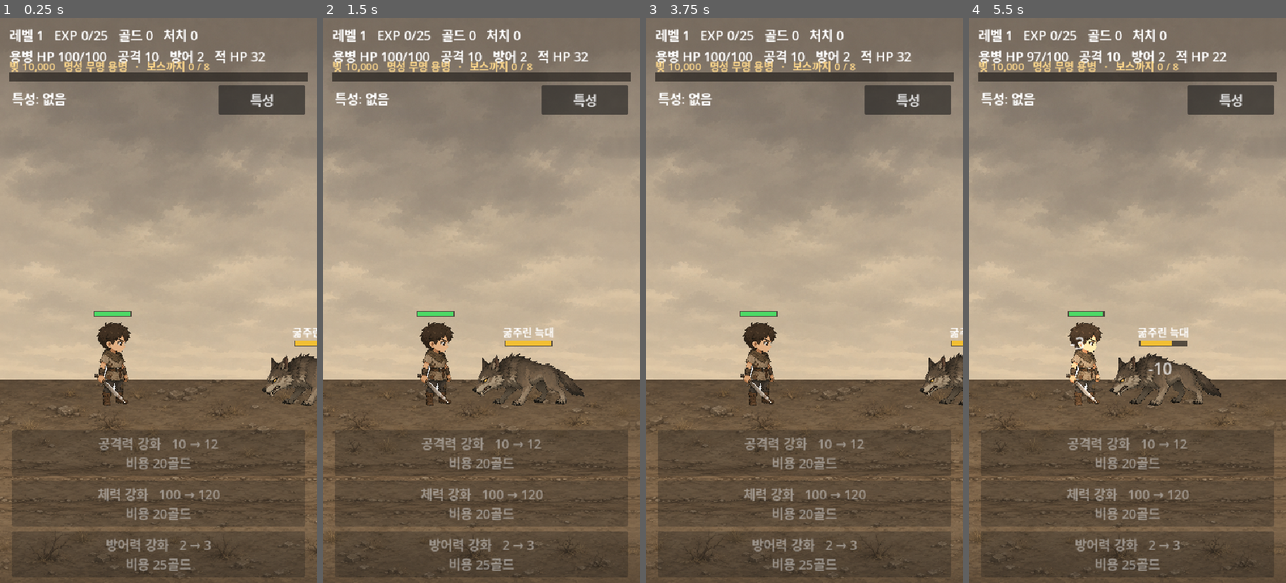
Above: before the commit, frames 1-4 (left to right).
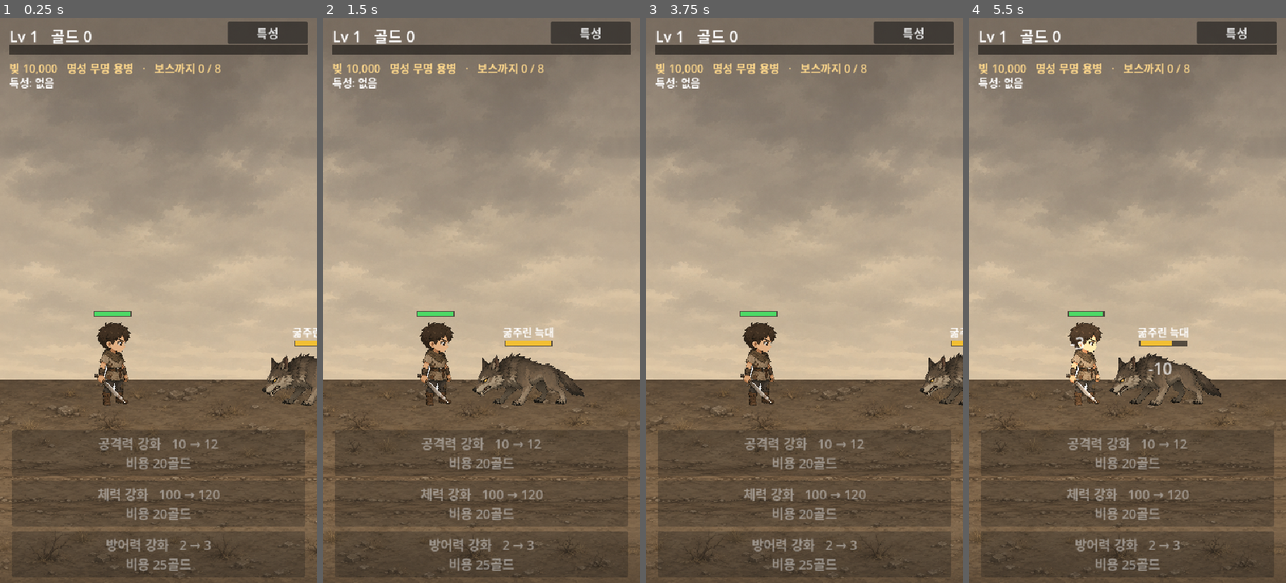
Above: after the commit, the same moments.

Repository: BN8624/unknown
Game: Godot game, scene res://Battle.tscn
The game is run twice, just before and just after one commit, with the same random seed, the same clock (stepped at 60 frames per second) and the same inputs.
Inputs:
- Up to frame 1 (0.25 s): no input
- Up to frame 2 (1.5 s): click "특성" at 0.5 s; click "닫기" at 1.25 s
- Up to frame 3 (3.75 s): click "특성" at 2 s; click "저장 초기화" at 2.75 s; click "다시 누르면 전체 진행 초기화" at 3.5 s
- Up to frame 4 (5.5 s): click "특성" at 4.25 s; click "닫기" at 5 s

The runs differ from the first frame. In frame 1, 7.6% of the frame differs, in the area x 2-98%, y 0-18%; in frame 2, 7.7%; in frame 3, 7.6%; in frame 4, 7.6%.

Commit message:
feat: TASK 018 상단 UI 재배치 + 특성버튼·EXP바 겹침 수정 (Issue #5)
줄1 레벨·골드+특성버튼 / 줄2 EXP바 / 줄3 빚·명성·보스진행으로 정리.
특성 버튼이 EXP 바를 침범하던 겹침을 버튼 크기·폰트 축소로 해결.

Co-Authored-By: Claude Opus 4.8 <noreply@anthropic.com>

Diff:
--- a/Battle.gd
+++ b/Battle.gd
@@ -2214,23 +2214,25 @@
 
 
 func _build_status_label() -> void:
+	# 줄1 좌측: 레벨(우측에 EXP 바). 세부 능력치는 강화 버튼·HP 바로 이동.
 	status_label = Label.new()
-	status_label.position = Vector2(16, 12)
-	status_label.add_theme_font_size_override("font_size", 22)
+	status_label.position = Vector2(16, 10)
+	status_label.add_theme_font_size_override("font_size", 26)
 	add_child(status_label)
 
 
 func _build_exp_bar() -> void:
+	# 줄2 풀폭 EXP 바
 	exp_bg = ColorRect.new()
 	exp_bg.color = Color(0, 0, 0, 0.5)
 	exp_bg.size = Vector2(508, 16)
-	exp_bg.position = Vector2(16, 92)
+	exp_bg.position = Vector2(16, 46)
 	add_child(exp_bg)
 
 	exp_fill = ColorRect.new()
 	exp_fill.color = Color(0.55, 0.45, 0.95)   # 체력 바(초록/노랑)와 구분되는 보라
 	exp_fill.size = Vector2(0, 12)
-	exp_fill.position = Vector2(18, 94)
+	exp_fill.position = Vector2(18, 48)
 	add_child(exp_fill)
 
 
@@ -2330,8 +2332,8 @@
 func _build_boss_progress_label() -> void:
 	# 상단 한 줄로 빚·명성·보스 진행을 함께 표시(기존 상태 두 줄 아래, 경험치 바 위).
 	boss_progress_label = Label.new()
-	boss_progress_label.position = Vector2(16, 68)
-	boss_progress_label.add_theme_font_size_override("font_size", 18)
+	boss_progress_label.position = Vector2(16, 70)
+	boss_progress_label.add_theme_font_size_override("font_size", 19)
 	boss_progress_label.add_theme_color_override("font_color", Color(1.0, 0.85, 0.55))
 	add_child(boss_progress_label)
 
@@ -2428,11 +2430,9 @@
 func _update_status() -> void:
 	if status_label == null:
 		return
-	var enemy_hp := 0
-	if not enemy.is_empty():
-		enemy_hp = enemy.hp
+	# 상단 줄1: 레벨·골드. 용병HP·공격·방어·적HP는 HP 바·강화 버튼·적 이름표에 표시되므로 상단 텍스트에서 제외.
 	var need := _exp_to_next(level)
-	status_label.text = "레벨 %d   EXP %d/%d   골드 %d   처치 %d\n용병 HP %d/%d   공격 %d   방어 %d   적 HP %d" % [level, exp, need, gold, kill_count, merc.hp, merc.max_hp, merc.atk, merc.defense, enemy_hp]
+	status_label.text = "Lv %d   골드 %d" % [level, gold]
 	if exp_fill != null:
 		exp_fill.size.x = 504.0 * clampf(float(exp) / float(need), 0.0, 1.0)
 	_update_boss_progress()
@@ -2789,14 +2789,14 @@
 # ── 특성 UI (TASK_005) ───────────────────────────────────────────
 func _build_trait_ui() -> void:
 	trait_status_label = Label.new()
-	trait_status_label.position = Vector2(20, 120)
-	trait_status_label.add_theme_font_size_override("font_size", 22)
+	trait_status_label.position = Vector2(16, 96)
+	trait_status_label.add_theme_font_size_override("font_size", 18)
 	add_child(trait_status_label)
 
 	trait_button = Button.new()
-	trait_button.position = Vector2(372, 114)
-	trait_button.size = Vector2(148, 50)
-	trait_button.add_theme_font_size_override("font_size", 22)
+	trait_button.position = Vector2(388, 6)
+	trait_button.size = Vector2(136, 34)   # 줄1 안에 들어가게(아래 EXP 바 y=46과 안 겹침)
+	trait_button.add_theme_font_size_override("font_size", 20)
 	trait_button.pressed.connect(_toggle_trait_panel)
 	add_child(trait_button)
 
Not shown, changed: CURRENT_TASK.md
Not shown, changed: HANDOFF.md
Not shown, changed: checklist.md
Not shown, changed: context-notes.md
